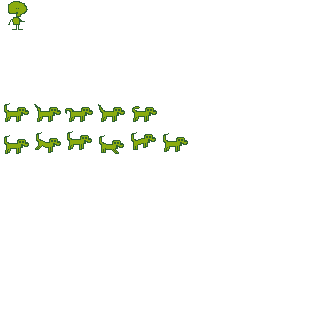
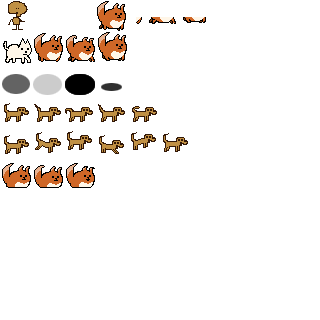
Two versions of the same layered image (320px x 320px). Layer-by-layer changes:
added layer "Layer 41" above "Layer 40" over (x1=2, y1=163, x2=95, y2=188)
renamed "Layer 25" to "Layer 40", painted on it over (x1=2, y1=1, x2=206, y2=154)
removed layer "Layer 24" over (x1=4, y1=1, x2=157, y2=122)
